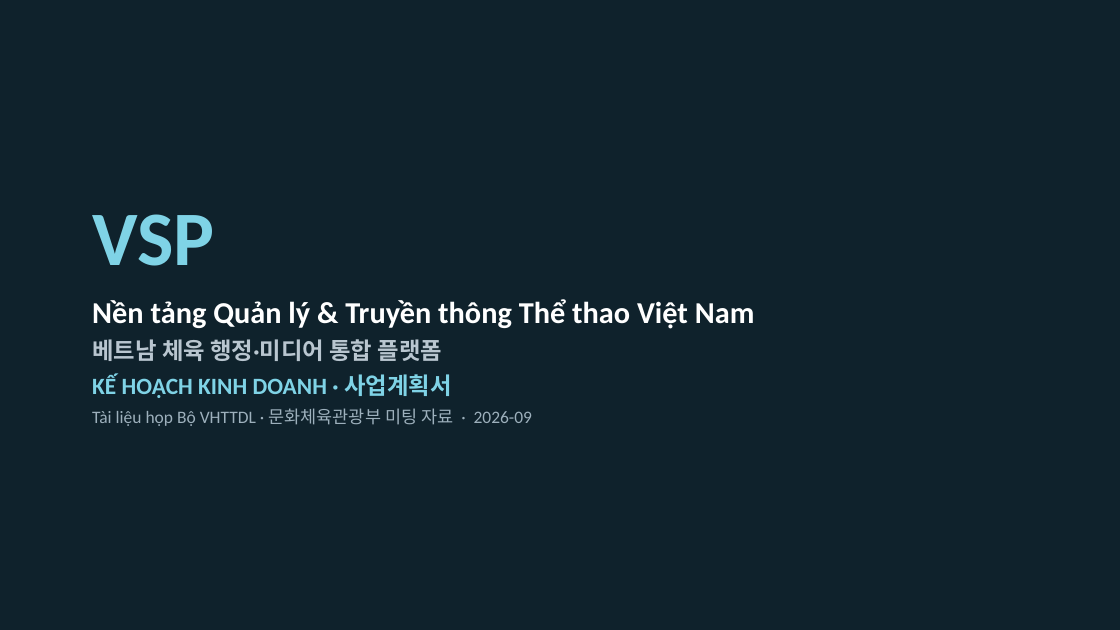
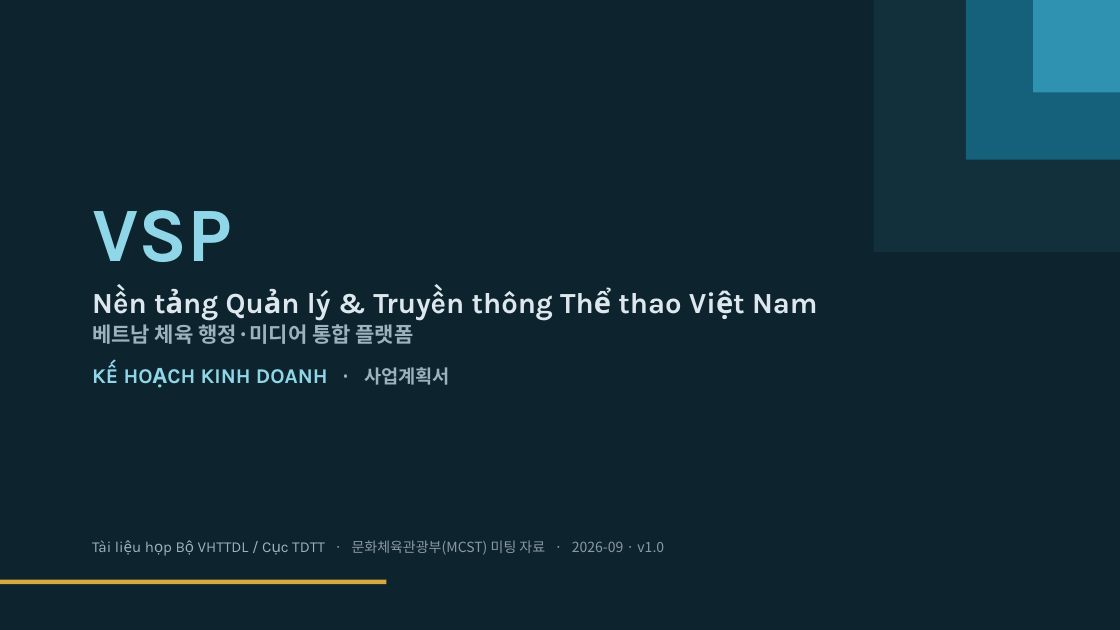
Before and after one commit to Weviko/VSP, a slide deck: slide 1 of docs/VSP-사업계획-슬라이드.pptx. Drawn at 1120x630 pixels with LibreOffice and Linux fonts; fonts in the diff are those of the drawing. Boxes give left, top, right and bottom in pixels: in the first picture for what was removed or moved away, otherwise in the second. Text is boxed around its words. In the diff, an @@ line names an element or a change of style, - is before the commit and + after.

```diff
--- a/docs/VSP-사업계획-슬라이드.pptx
+++ b/docs/VSP-사업계획-슬라이드.pptx
@@ background #0F222C to #0D242E @@
@@ rectangle added at (874, 0, 1120, 252), fill #11303C @@
@@ rectangle added at (966, 0, 1120, 160), fill #15607A @@
@@ rectangle added at (1033, 0, 1120, 92), fill #2E92B0 @@
@@ text "VSP" at (92, 210, 818, 385): font Calibri to Karla in "VSP", "Nền tảng Quản lý & Truyền thông ...", "KẾ HOẠCH KINH DOANH"; text colour #7FD3E6 to #8FD7E8 in "VSP", "KẾ HOẠCH KINH DOANH"; size 26 to 25 pt, text colour #FFFFFF to #DDE7ED in "Nền tảng Quản lý & Truyền thông ..."; size 20 to 18 pt in "베트남 체육 행정·미디어 통합 플랫폼", "KẾ HOẠCH KINH DOANH"; font Calibri to Noto Sans CJK KR in "베트남 체육 행정·미디어 통합 플랫폼", "· 사업계획서"; text colour #B9C6D0 to #9CB3BF in "베트남 체육 행정·미디어 통합 플랫폼"; size 20 to 16 pt, text colour #7FD3E6 to #9CB3BF in "· 사업계획서"; more space between paragraphs; less space between paragraphs @@
@@ text at (92, 408, 532, 426): paragraph removed @@
-Tài liệu họp Bộ VHTTDL · 문화체육관광부 미팅 자료 · 2026-09
@@ text added at (92, 540, 664, 555), 12 pt, text #8A99A6 @@
+Tài liệu họp Bộ VHTTDL / Cục TDTT · 문화체육관광부(MCST) 미팅 자료 · 2026-09 · v1.0
@@ rectangle added at (0, 580, 386, 585), fill #D8A83E @@
```
Also in this commit, not shown: 14 other slides changed, 4 slides added, 1 slide removed.
